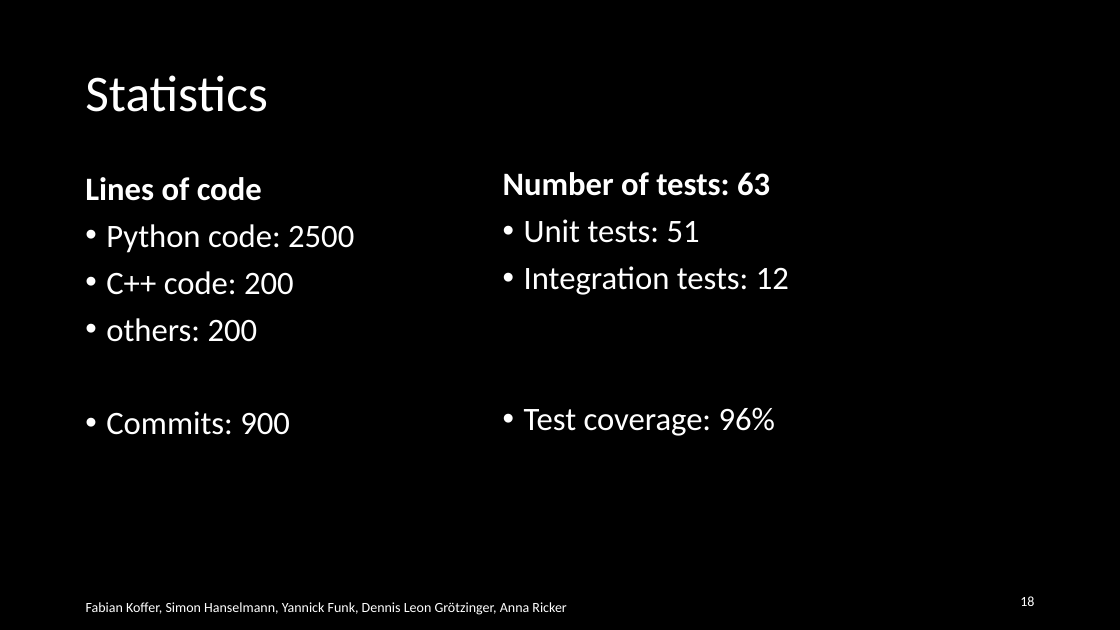
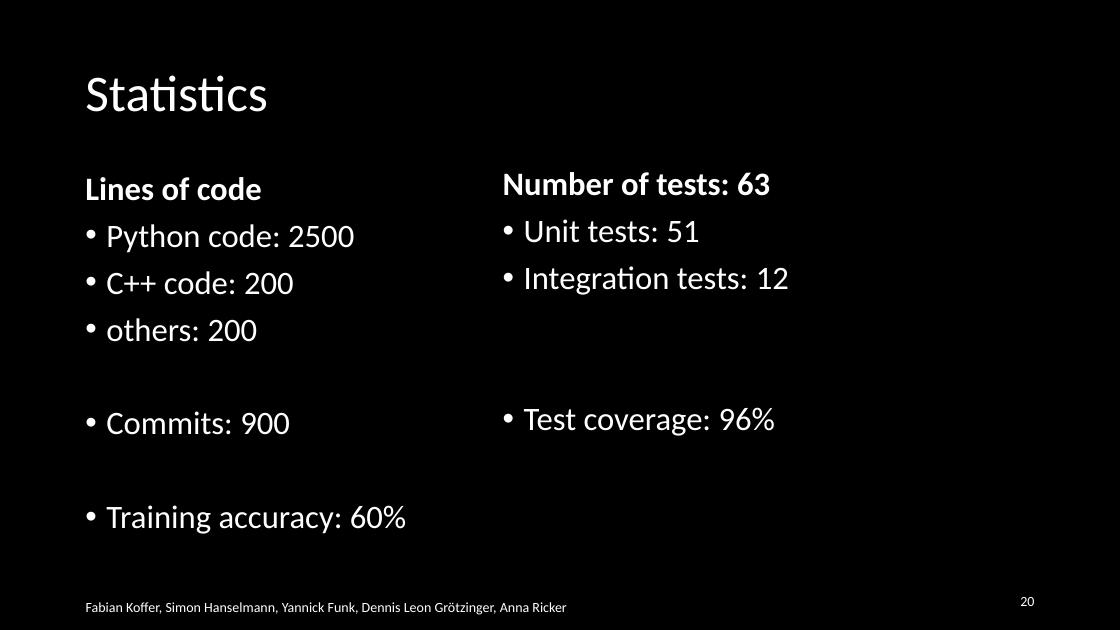
Before and after one commit to TheSlimvReal/PSE---LA-meets-ML, a slide deck: slide 20 of Final Presentation/La meets ML.pptx (slide 18 before the commit). Drawn at 1120x630 pixels with LibreOffice and Linux fonts; fonts in the diff are those of the drawing. Boxes give left, top, right and bottom in pixels: in the first picture for what was removed or moved away, otherwise in the second. Text is boxed around its words. In the diff, an @@ line names an element or a change of style, - is before the commit and + after.

```diff
--- a/Final Presentation/La meets ML.pptx
+++ b/Final Presentation/La meets ML.pptx
@@ text at <box>106,505,406,534</box>: paragraph added @@
+• Training accuracy: 60%
@@ page number at <box>1020,597,1034,606</box>: text changed @@
-18
+20
```
Also in this commit, not shown: 2 slides added.
